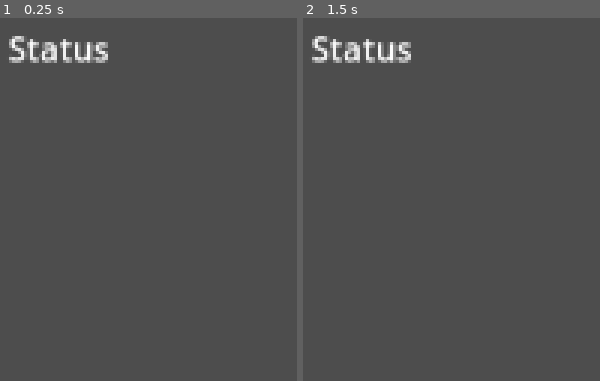
Above: before the commit, frames 1-2 (left to right).
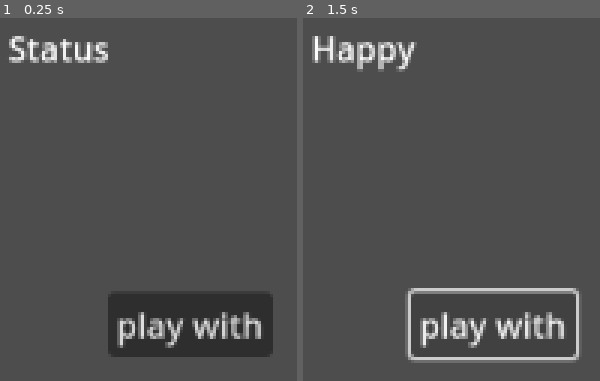
Above: after the commit, the same moments.

Repository: stanly-freeman/V-Pets
Game: Godot game, scene res://main.tscn
Same seed, same stepped clock (60 frames per second), same inputs: the game is played once before the commit and once after it.
Inputs (mouse positions are in pixels of both pictures, inside the frame that each line leads up to):
- Up to frame 1 (0.25 s): no input
- Up to frame 2 (1.5 s): click (493, 322) at 0.5 s, where only the run after the commit has a clickable "play with"; click (493, 322) at 1.25 s, where only the run after the commit has a clickable "play with"

The runs differ from the first frame. In frame 1, 8.8% of the frame differs, in the area x 36-92%, y 76-94%; in frame 2, 6.1%.

Commit message:
add ui functionality to show pet current status

Diff:
--- a/V-Pet/v_pet.gd
+++ b/V-Pet/v_pet.gd
@@ -3,7 +3,7 @@
 class_name v_pet
 
 @export var needs :  Dictionary = {
-	"happiness": 5,
+	"happiness": 10,
 
 }
 var is_alive = true
@@ -14,5 +14,26 @@
 func _on_timer_timeout():
 	if is_alive:
 		needs.happiness -= 1
-		if needs.happiness == 0:
+		if needs.happiness > 5:
+			$Label.text = "Happy"
+		#elif needs.happiness < 3:
+			#$Label.text = "Sad"
+			#$AudioStreamPlayer.play()
+		elif needs.happiness < 1:
 			is_alive = false
+			$AudioStreamPlayer.stream = load("res://V-Pet/sound_effects/laser3.ogg")
+			$AudioStreamPlayer.play()
+			$Label.text = "Dead"
+			$Button.disabled = true
+
+
+
+
+
+
+
+func _on_button_pressed():
+	if is_alive:
+		needs.happiness += 5
+		if needs.happiness > 5:
+			$Label.text = "Happy"
--- a/V-Pet/v_pet.tscn
+++ b/V-Pet/v_pet.tscn
@@ -1,6 +1,7 @@
-[gd_scene load_steps=2 format=3 uid="uid://ck5ciw11y8ksd"]
+[gd_scene load_steps=3 format=3 uid="uid://ck5ciw11y8ksd"]
 
 [ext_resource type="Script" path="res://V-Pet/v_pet.gd" id="1_pv8jh"]
+[ext_resource type="AudioStream" uid="uid://darcb8cd6rrur" path="res://V-Pet/sound_effects/pepSound1.ogg" id="2_xarnd"]
 
 [node name="VPet" type="Node"]
 script = ExtResource("1_pv8jh")
@@ -9,6 +10,7 @@
 autostart = true
 
 [node name="AudioStreamPlayer" type="AudioStreamPlayer" parent="."]
+stream = ExtResource("2_xarnd")
 
 [node name="Label" type="Label" parent="."]
 offset_left = 4.0
@@ -20,4 +22,12 @@
 
 [node name="AnimationPlayer" type="AnimationPlayer" parent="."]
 
+[node name="Button" type="Button" parent="."]
+offset_left = 52.0
+offset_top = 132.0
+offset_right = 131.0
+offset_bottom = 163.0
+text = "play with"
+
 [connection signal="timeout" from="Timer" to="." method="_on_timer_timeout"]
+[connection signal="pressed" from="Button" to="." method="_on_button_pressed"]
